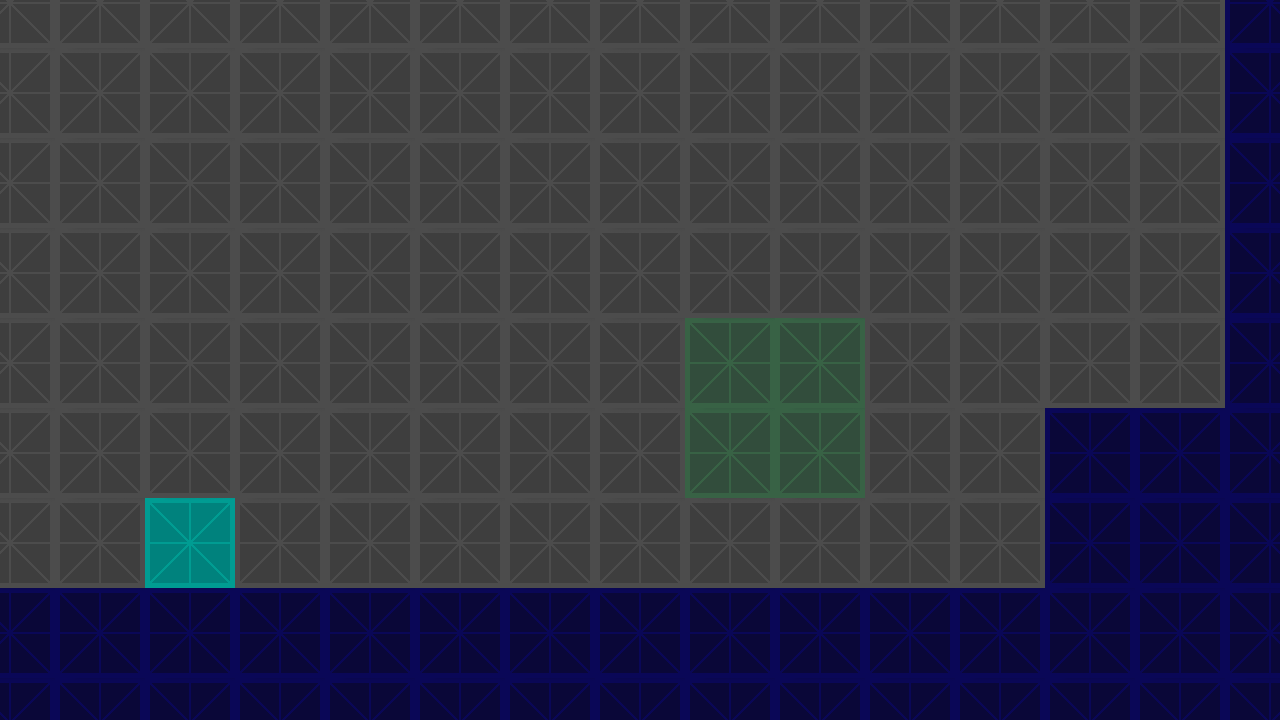
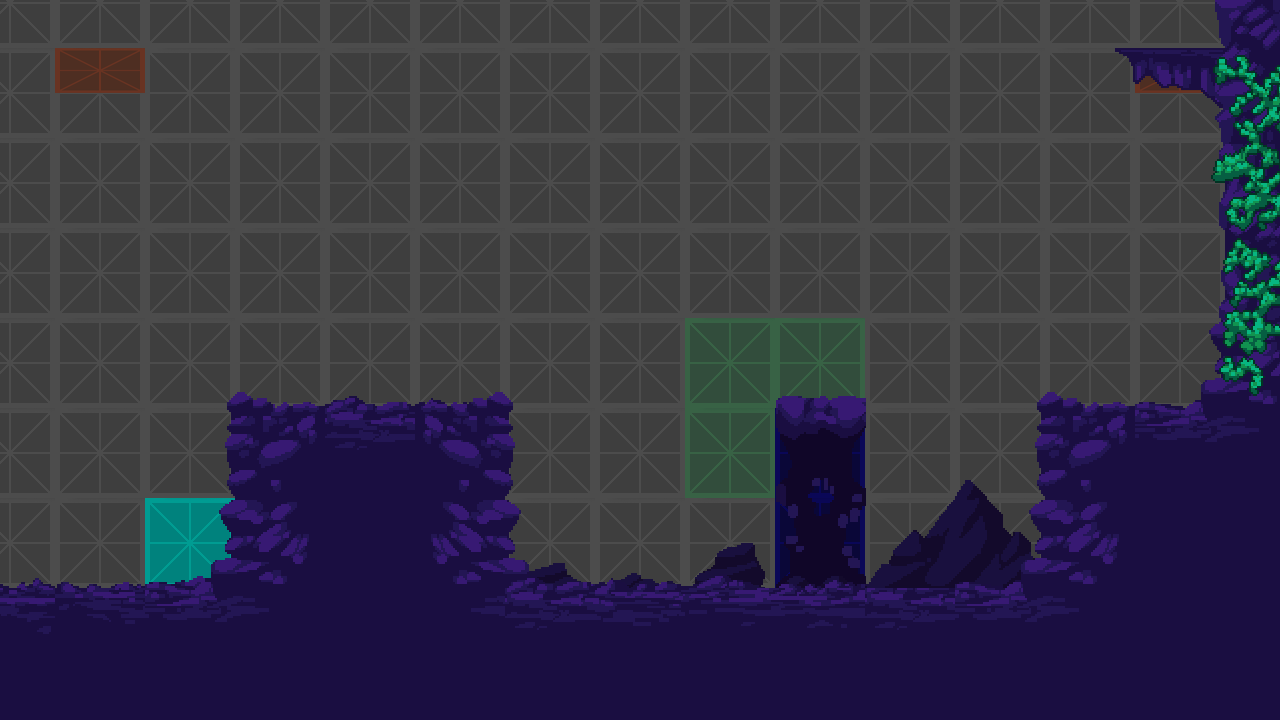
Before/after of a 1280px x 720px layered artwork. What changed in the layer stack:
added group "Tilemap" with 41 layers above "Plataformas" over bbox(0, 0, 1280, 720)
added group "Sprites" with 22 layers in group "Tilemap" over bbox(0, 0, 1280, 678)
added layer "walltype1_1_moss" (1st of 2, in "Tilemap" › "Sprites") in group "Sprites" over bbox(1211, 55, 1280, 231)
added layer "walltype1_1_1" in group "Sprites" over bbox(1219, 140, 1280, 320)
added layer "floortype1_1_2" (1st of 2, in "Tilemap" › "Sprites") in group "Sprites" over bbox(685, 574, 865, 678)
added layer "floortype1_1_5" (1st of 4, in "Tilemap" › "Sprites") in group "Sprites" over bbox(1135, 318, 1280, 498)
added layer "floortype1_1_5" (2nd of 4, in "Tilemap" › "Sprites") in group "Sprites" over bbox(955, 498, 1135, 678)
added layer "floortype1_1_3" (1st of 3, in "Tilemap" › "Sprites") in group "Sprites" over bbox(325, 396, 505, 498)
added layer "rock_type1_3" in group "Sprites" over bbox(781, 480, 1039, 588)
added layer "floortype1_1_3" (2nd of 3, in "Tilemap" › "Sprites") in group "Sprites" over bbox(865, 576, 1045, 678)
added layer "floortype1_1_1" in group "Sprites" over bbox(505, 576, 685, 678)
added layer "floortype1_1_5" (3rd of 4, in "Tilemap" › "Sprites") in group "Sprites" over bbox(415, 498, 595, 678)
added layer "floortype1_1_5" (4th of 4, in "Tilemap" › "Sprites") in group "Sprites" over bbox(145, 498, 325, 678)
added layer "rock_type1_2" in group "Sprites" over bbox(505, 543, 767, 597)
added layer "floortype1_1_3" (3rd of 3, in "Tilemap" › "Sprites") in group "Sprites" over bbox(55, 576, 235, 678)
added group "Platafromas_fijas" with 2 layers in group "Sprites" over bbox(698, 48, 1225, 672)
added layer "platform_type2_3" in group "Platafromas_fijas" over bbox(698, 396, 942, 672)
added layer "Azulmorao" in group "Tilemap" over bbox(0, 480, 1280, 720)
showed group "Plataformas" (71 layers) over bbox(55, 48, 1225, 588)
…and 7 more changes (7 added)
